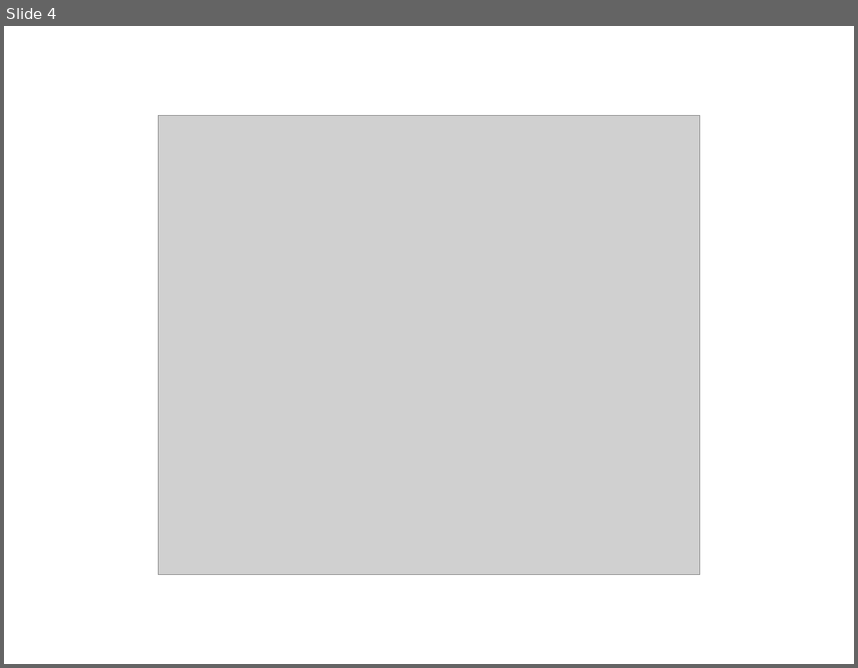
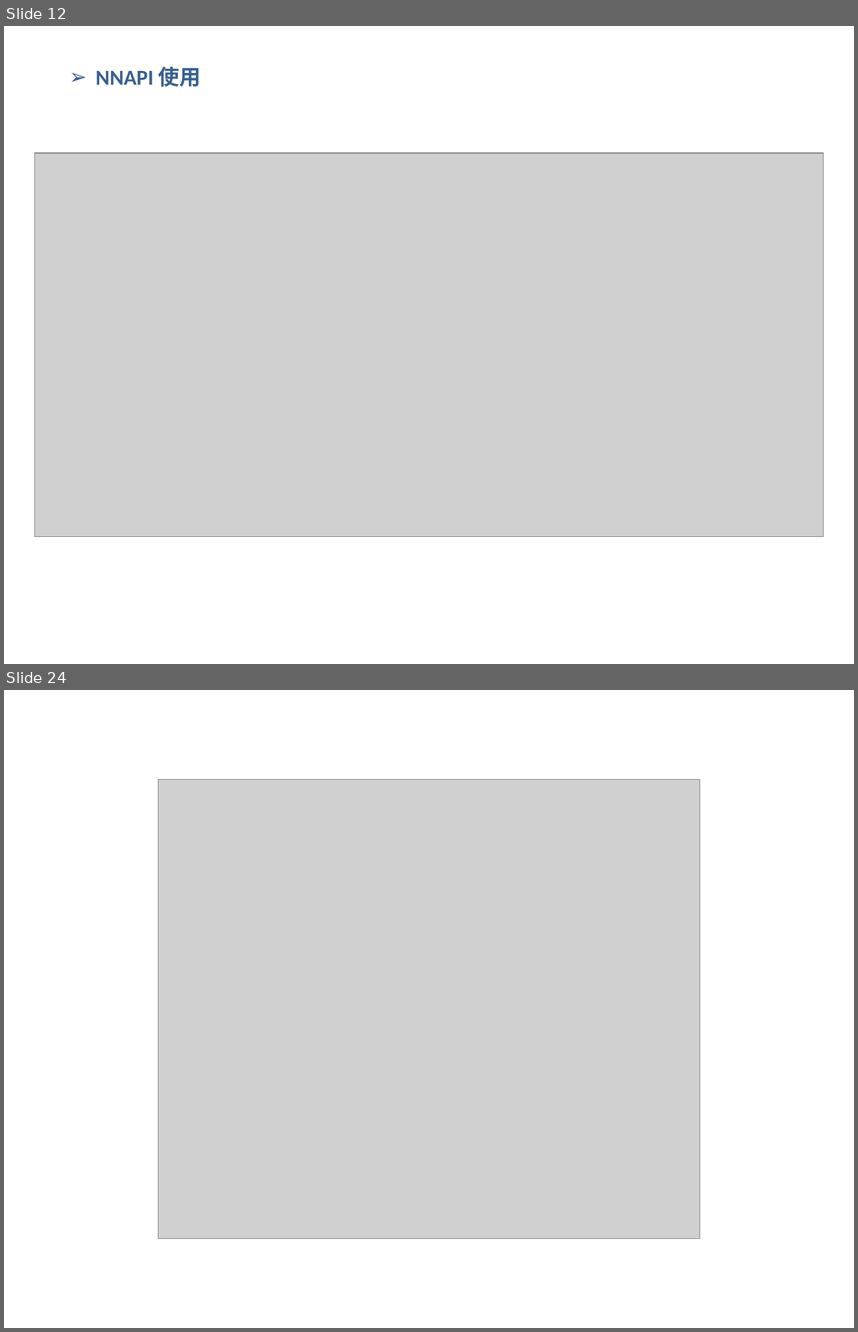
Before and after one commit to lqktz/document, a slide deck: temp/NNAPI.pptx. Shown one above the other, each under a label of ours: slide 4 before the commit, slides 12 and 24 after it; the slides between them are not shown. The pictures are 858x668 and 858x1332 pixels, drawn with LibreOffice and Linux fonts; fonts in the diff are those of the drawing; grey boxes stand for pictures. Boxes give left, top, right and bottom in pixels: in the first picture for what was removed or moved away, otherwise in the second. Text is boxed around its words. In the diff, an @@ line names an element or a change of style, - is before the commit and + after.

```diff
--- a/temp/NNAPI.pptx
+++ b/temp/NNAPI.pptx
@@ slide 12 added at <box>4,26,854,664</box>, background #FFFFFF @@
@@ text added at <box>96,67,201,87</box>, 18 pt, text #376092, bold @@
+➢ NNAPI 使用
@@ picture added at <box>34,153,824,536</box> @@
@@ what was slide 4 is now slide 24 @@
```
Also in this commit, not shown: 1 slide changed, 24 other slides added, 1 slide removed.
